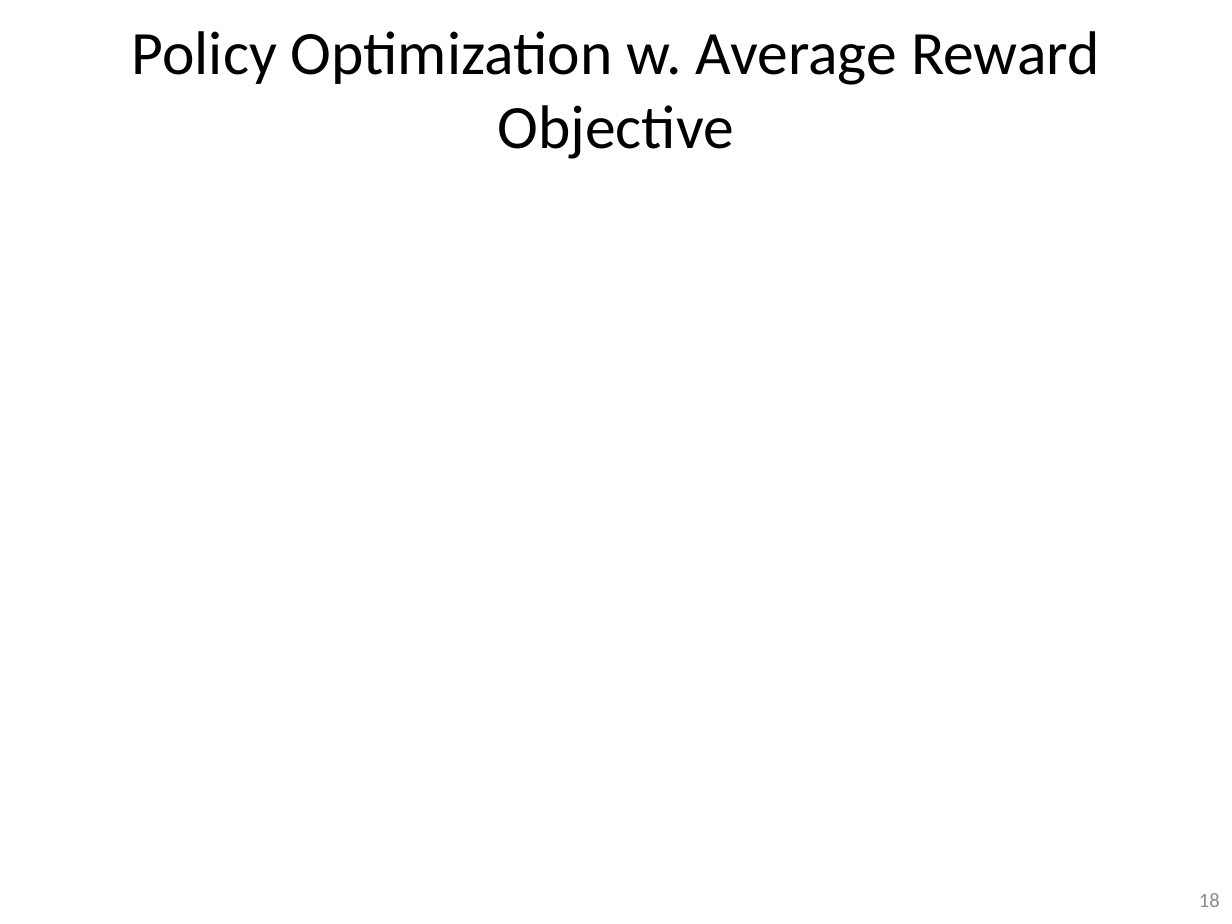
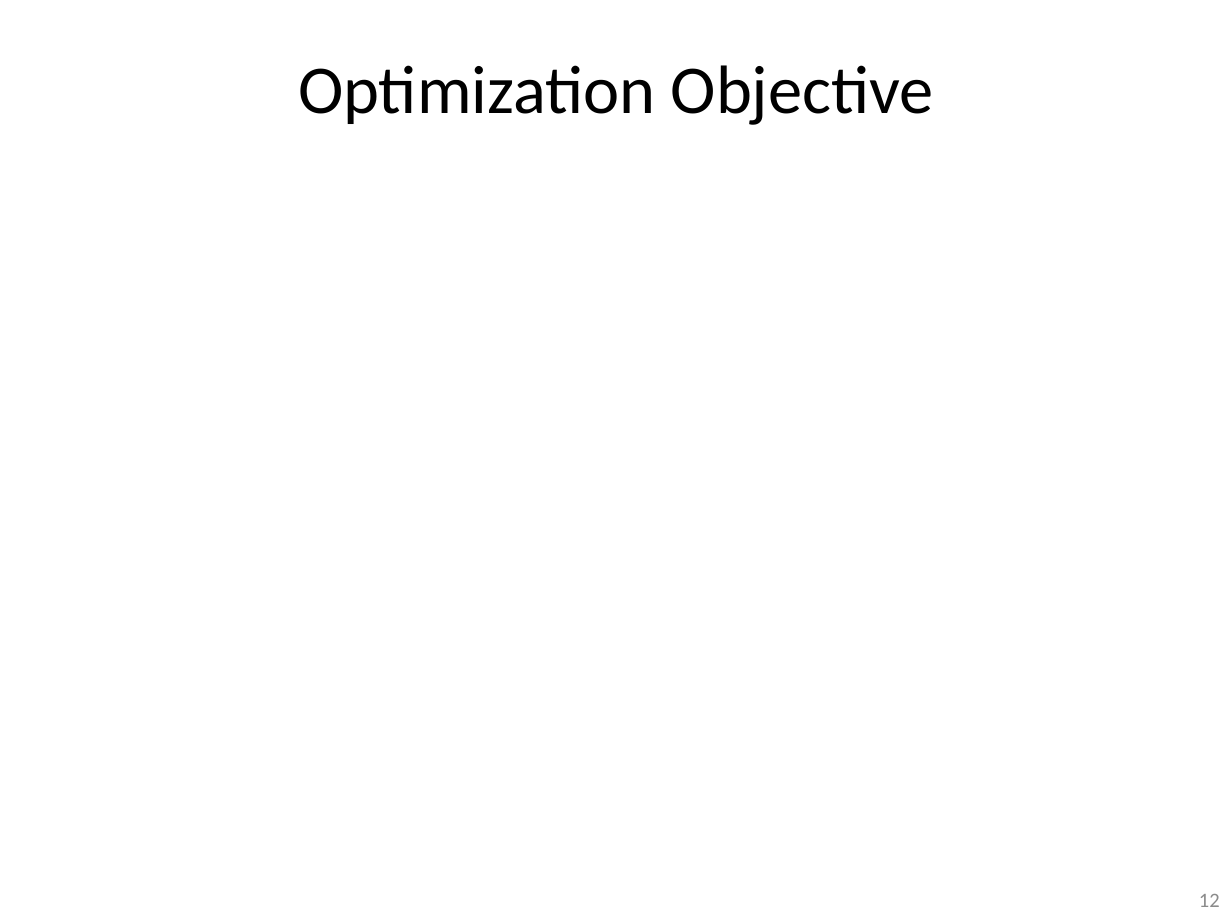
Before and after one commit to guzonghua/saav, a slide deck: slide 12 of PPTs/L7.3 Policy-based RL.pptx (slide 18 before the commit). Drawn at 1232x924 pixels with LibreOffice and Linux fonts; fonts in the diff are those of the drawing; grey boxes stand for pictures. Boxes give left, top, right and bottom in pixels: in the first picture for what was removed or moved away, otherwise in the second. Text is boxed around its words. In the diff, an @@ line names an element or a change of style, - is before the commit and + after.

Commit message:
Policy based

```diff
--- a/PPTs/L7.3 Policy-based RL.pptx
+++ b/PPTs/L7.3 Policy-based RL.pptx
@@ title at (298, 65, 934, 125): text changed; size 36 to 40 pt @@
-Policy Optimization w. Average Reward Objective
+Optimization Objective
@@ page number at (1199, 894, 1220, 907): text changed @@
-18
+12
```
Also in this commit, not shown: 8 other slides changed, 11 slides added, 15 slides removed, 10 other files.
